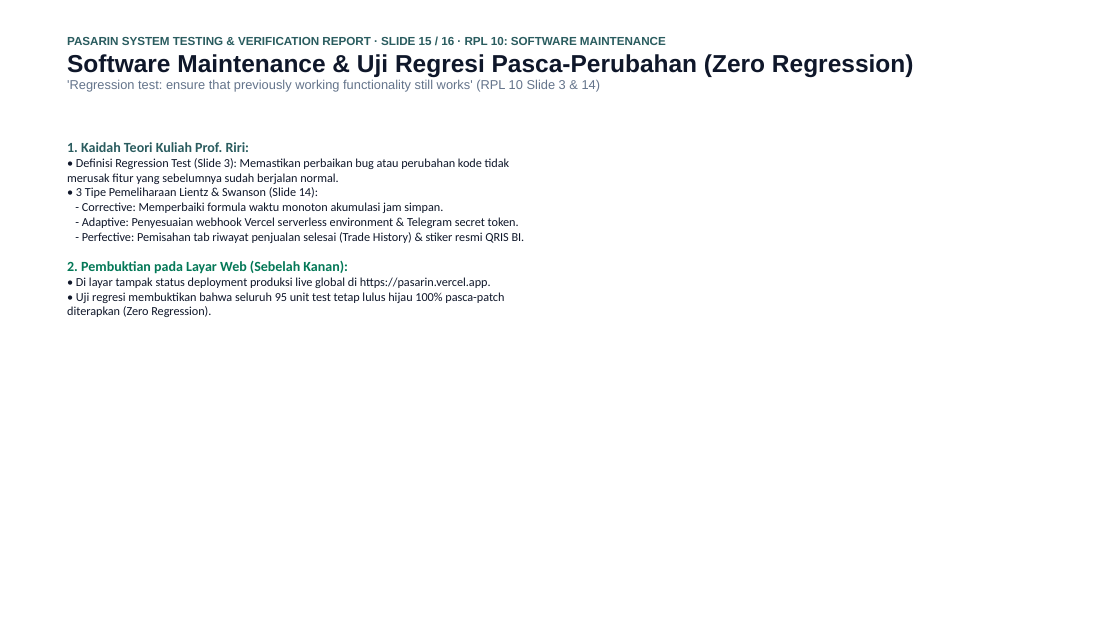
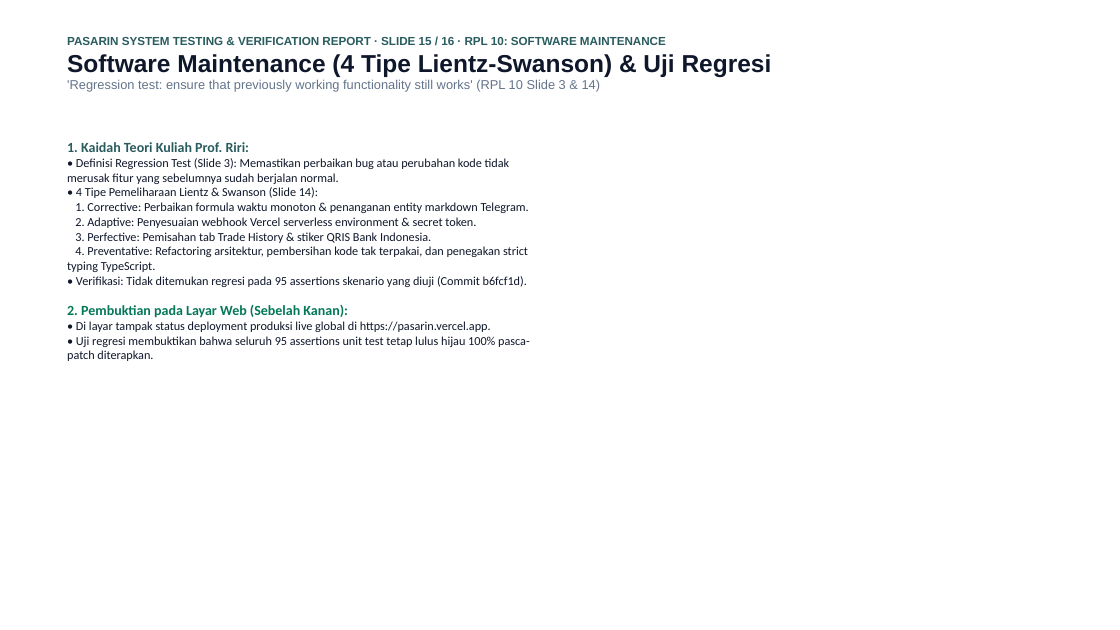
Before and after one commit to mrshlaf/pasarin, a slide deck: slide 15 of LAPORAN_PENGUJIAN_DAN_VERIFIKASI_SISTEM_PASARIN.pptx. Drawn at 1120x630 pixels with LibreOffice and Linux fonts; fonts in the diff are those of the drawing. Boxes give left, top, right and bottom in pixels: in the first picture for what was removed or moved away, otherwise in the second. Text is boxed around its words. In the diff, an @@ line names an element or a change of style, - is before the commit and + after.

```diff
--- a/LAPORAN_PENGUJIAN_DAN_VERIFIKASI_SISTEM_PASARIN.pptx
+++ b/LAPORAN_PENGUJIAN_DAN_VERIFIKASI_SISTEM_PASARIN.pptx
@@ text at [67, 54, 772, 77]: text changed @@
-Software Maintenance & Uji Regresi Pasca-Perubahan (Zero Regression)
+Software Maintenance (4 Tipe Lientz-Swanson) & Uji Regresi
@@ text at [67, 158, 529, 287]: text changed @@
-• Definisi Regression Test (Slide 3): Memastikan perbaikan bug atau perubahan kode tidak merusak fitur yang sebelumnya sudah berjalan normal.
-• 3 Tipe Pemeliharaan Lientz & Swanson (Slide 14):
-- Corrective: Memperbaiki formula waktu monoton akumulasi jam simpan.
-- Adaptive: Penyesuaian webhook Vercel serverless environment & Telegram secret token.
-- Perfective: Pemisahan tab riwayat penjualan selesai (Trade History) & stiker resmi QRIS BI.
+• Definisi Regression Test (Slide 3): Memastikan perbaikan bug atau perubahan kode tidak merusak fitur yang sebelumnya sudah berjalan normal.
+• 4 Tipe Pemeliharaan Lientz & Swanson (Slide 14):
+1. Corrective: Perbaikan formula waktu monoton & penanganan entity markdown Telegram.
+2. Adaptive: Penyesuaian webhook Vercel serverless environment & secret token.
+3. Perfective: Pemisahan tab Trade History & stiker QRIS Bank Indonesia.
+4. Preventative: Refactoring arsitektur, pembersihan kode tak terpakai, dan penegakan strict typing TypeScript.
+• Verifikasi: Tidak ditemukan regresi pada 95 assertions skenario yang diuji (Commit b6fcf1d).
@@ text at [67, 321, 530, 361]: text changed @@
-• Di layar tampak status deployment produksi live global di https://pasarin.vercel.app.
-• Uji regresi membuktikan bahwa seluruh 95 unit test tetap lulus hijau 100% pasca-patch diterapkan (Zero Regression).
+• Di layar tampak status deployment produksi live global di https://pasarin.vercel.app.
+• Uji regresi membuktikan bahwa seluruh 95 assertions unit test tetap lulus hijau 100% pasca-patch diterapkan.
```
Also in this commit, not shown: 10 other slides changed, 2 other files.
